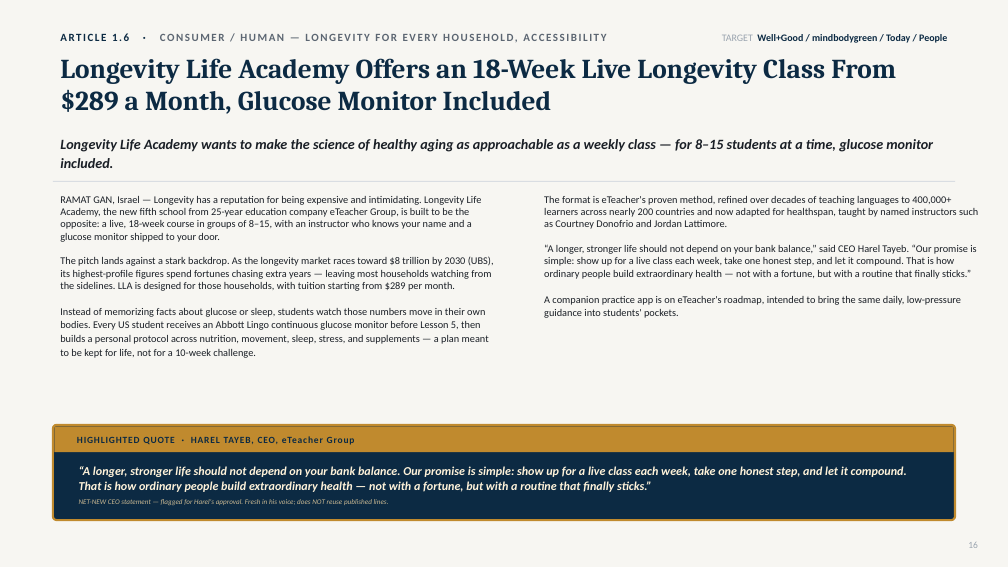
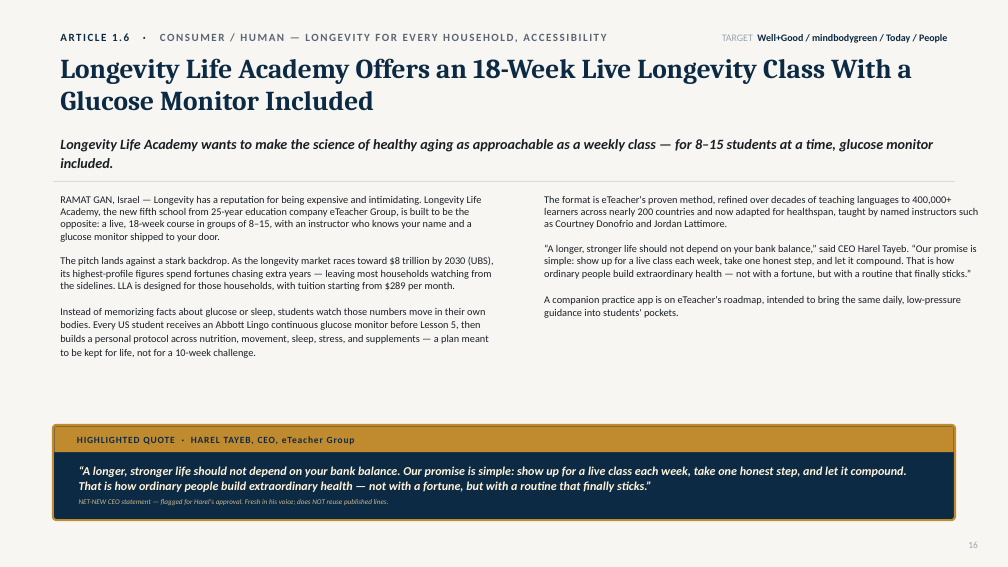
Before and after one commit to gitteromri-ux/eteacher-longevity-pr-campaign, a slide deck: slide 16 of eTeacher_Longevity_PR_Campaign.pptx. Drawn at 1008x567 pixels with LibreOffice and Linux fonts; fonts in the diff are those of the drawing. Boxes give left, top, right and bottom in pixels: in the first picture for what was removed or moved away, otherwise in the second. Text is boxed around its words. In the diff, an @@ line names an element or a change of style, - is before the commit and + after.

```diff
--- a/eTeacher_Longevity_PR_Campaign.pptx
+++ b/eTeacher_Longevity_PR_Campaign.pptx
@@ text at (60,58,912,111): text changed @@
-Longevity Life Academy Offers an 18-Week Live Longevity Class From $289 a Month, Glucose Monitor Included
+Longevity Life Academy Offers an 18-Week Live Longevity Class With a Glucose Monitor Included
```
Also in this commit, not shown: 3 other slides changed, 1 other file.
